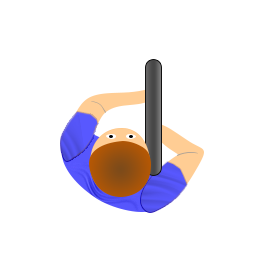
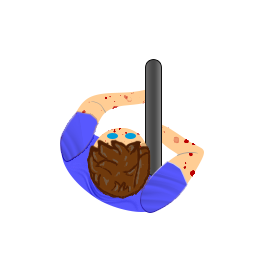
Comparing the layer stacks of the two 256×256 images. Changes:
added layer "Layer 3" above "Layer 2" over left=87, top=138, right=151, bottom=199
"Layer 2": opacity 100% → 23%, moved it out of group "Player_01", painted on it over left=88, top=141, right=152, bottom=198
renamed "Ellipse 6" to "Ellipse 8", painted on it over left=125, top=133, right=136, bottom=139
removed layer "Ellipse 6" (3rd of 4, in "Player_01") from group "Player_01" over left=126, top=134, right=136, bottom=139
renamed "Ellipse 6" to "Ellipse 8", painted on it over left=106, top=133, right=118, bottom=139
hid "Ellipse 7", painted on it over left=88, top=141, right=151, bottom=197
painted on "Head" (1st of 2, in "Player_01") over left=90, top=128, right=149, bottom=192
painted on "Right Arm" (1st of 2, in "Player_01") over left=140, top=160, right=188, bottom=213
moved "Gun" above "Left Arm" over left=146, top=144, right=161, bottom=175
moved "Left Arm" (2nd of 2, in "Player_01") above "Right Arm", painted on it over left=61, top=92, right=151, bottom=161
painted on "Right Arm" (2nd of 2, in "Player_01") over left=143, top=127, right=196, bottom=200
